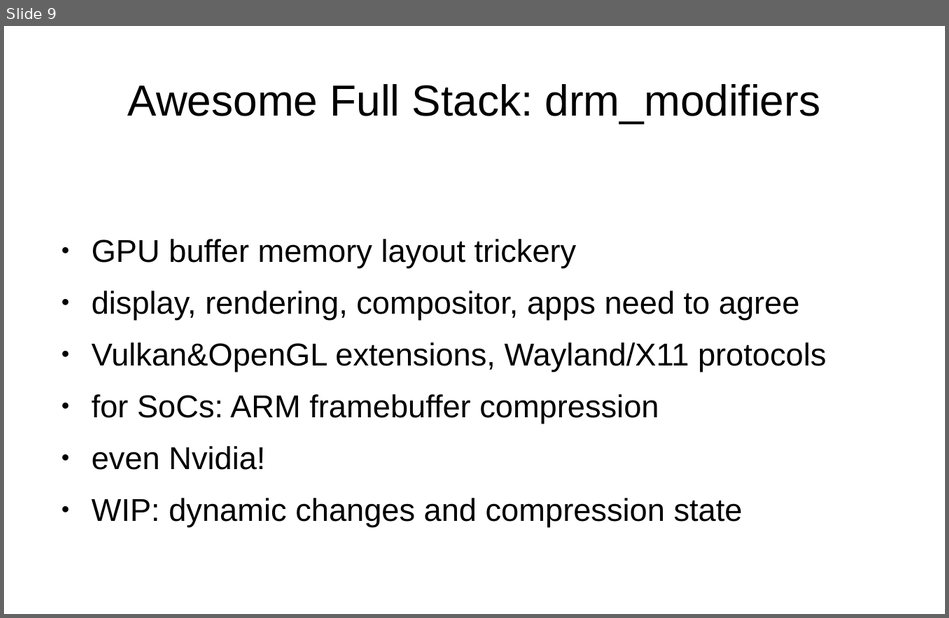
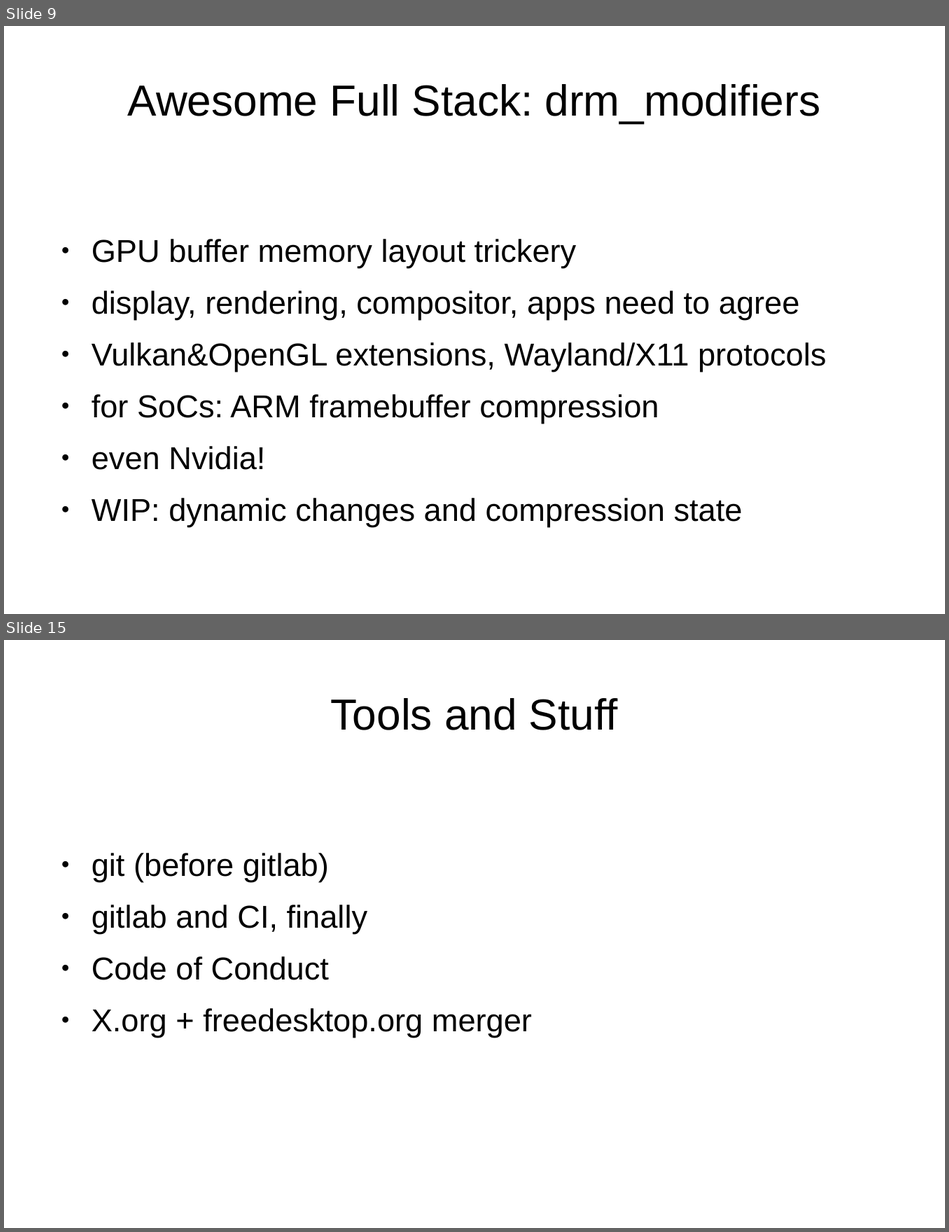
Before and after one commit to danvet/danvet.github.io, a slide deck: slides/lca-2020-awesome.odp. Shown one above the other, each under a label of ours: slide 9 before the commit, slides 9 and 15 after it; the slides between them are not shown. The pictures are 949x618 and 949x1232 pixels, drawn with LibreOffice and Linux fonts; fonts in the diff are those of the drawing. Boxes give left, top, right and bottom in pixels: in the first picture for what was removed or moved away, otherwise in the second. Text is boxed around its words. In the diff, an @@ line names an element or a change of style, - is before the commit and + after.

```diff
--- a/slides/lca-2020-awesome.odp
+++ b/slides/lca-2020-awesome.odp
@@ slide 15 added at (4,640,945,1228), background #FFFFFF @@
@@ title added at (331,698,618,730), 36.7 pt, text #000000 @@
+Tools and Stuff
@@ text added at (92,853,532,1038), 26.7 pt, text #000000 @@
+● git (before gitlab)
+● gitlab and CI, finally
+● Code of Conduct
+● X.org + freedesktop.org merger
```
Also in this commit, not shown: 15 other slides added, 10 slides removed.
